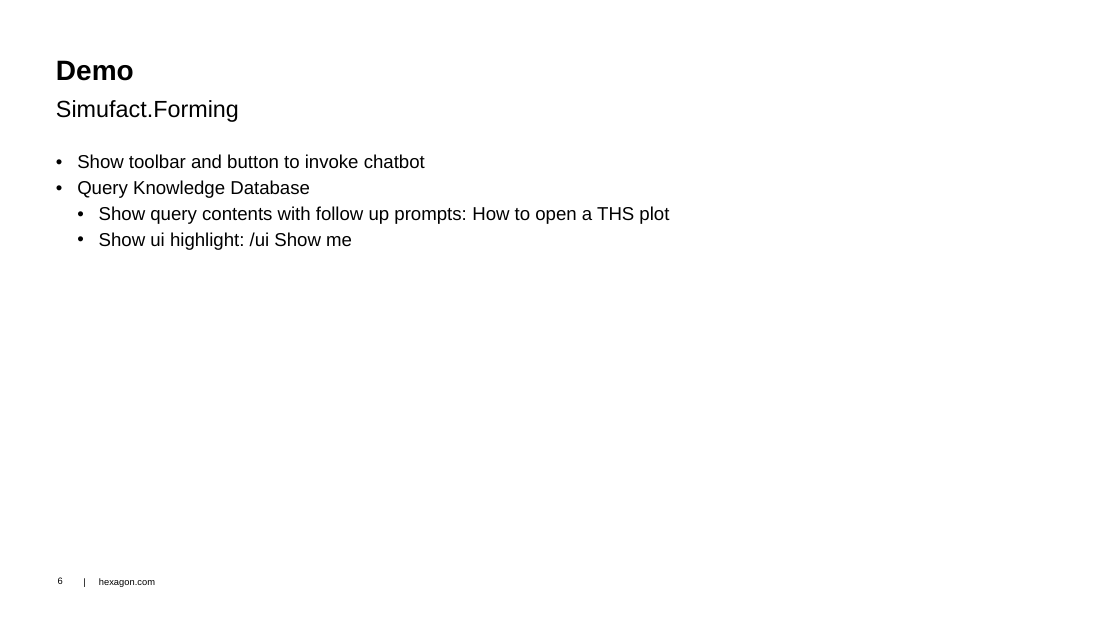
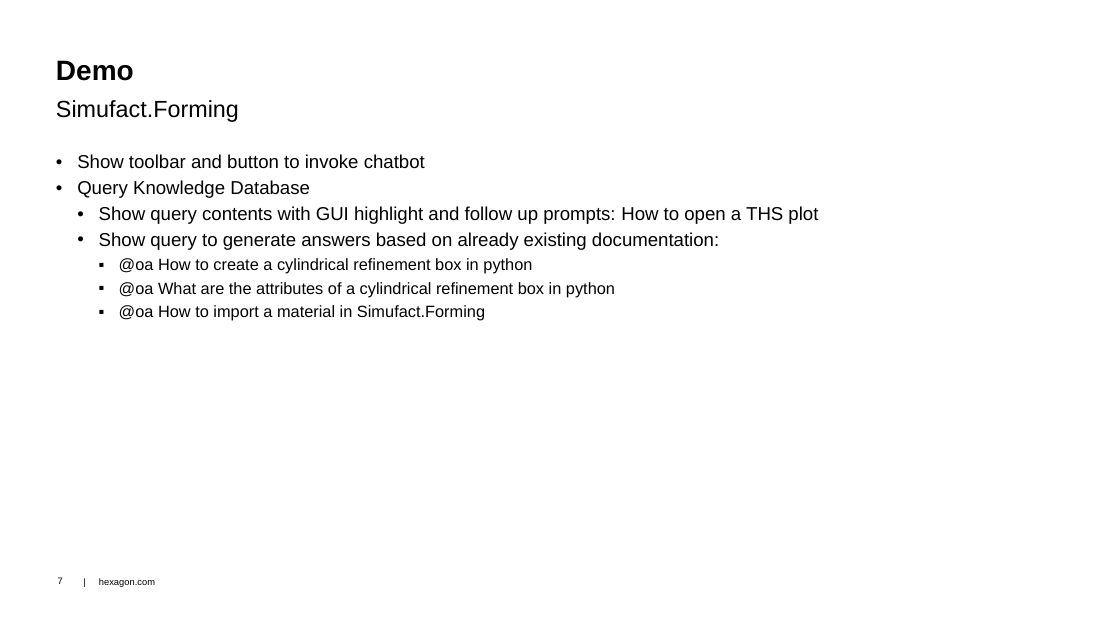
Before and after one commit to dongzgh/protos-vmccopilot, a slide deck: slide 7 of docs/VMC Hackathon 2024 - VMC.Chatbot - Demo.pptx (slide 6 before the commit). Drawn at 1120x630 pixels with LibreOffice and Linux fonts; fonts in the diff are those of the drawing; background and template pictures are left out. Boxes give left, top, right and bottom in pixels: in the first picture for what was removed or moved away, otherwise in the second. Text is boxed around its words. In the diff, an @@ line names an element or a change of style, - is before the commit and + after.

```diff
--- a/docs/VMC Hackathon 2024 - VMC.Chatbot - Demo.pptx
+++ b/docs/VMC Hackathon 2024 - VMC.Chatbot - Demo.pptx
@@ text at bbox=[99, 206, 818, 321]: text changed; size 16 to 14 pt @@
-  • Show query contents with follow up prompts: How to open a THS plot
-  • Show ui highlight: /ui Show me
+  • Show query contents with GUI highlight and follow up prompts: How to open a THS plot
+  • Show query to generate answers based on already existing documentation:
+    ▪ @oa How to create a cylindrical refinement box in python
+    ▪ @oa What are the attributes of a cylindrical refinement box in python
+    ▪ @oa How to import a material in Simufact.Forming
@@ page number at bbox=[58, 578, 63, 584]: text changed @@
-6
+7
```
Also in this commit, not shown: 3 other slides changed, 2 slides added, 1 slide removed.
